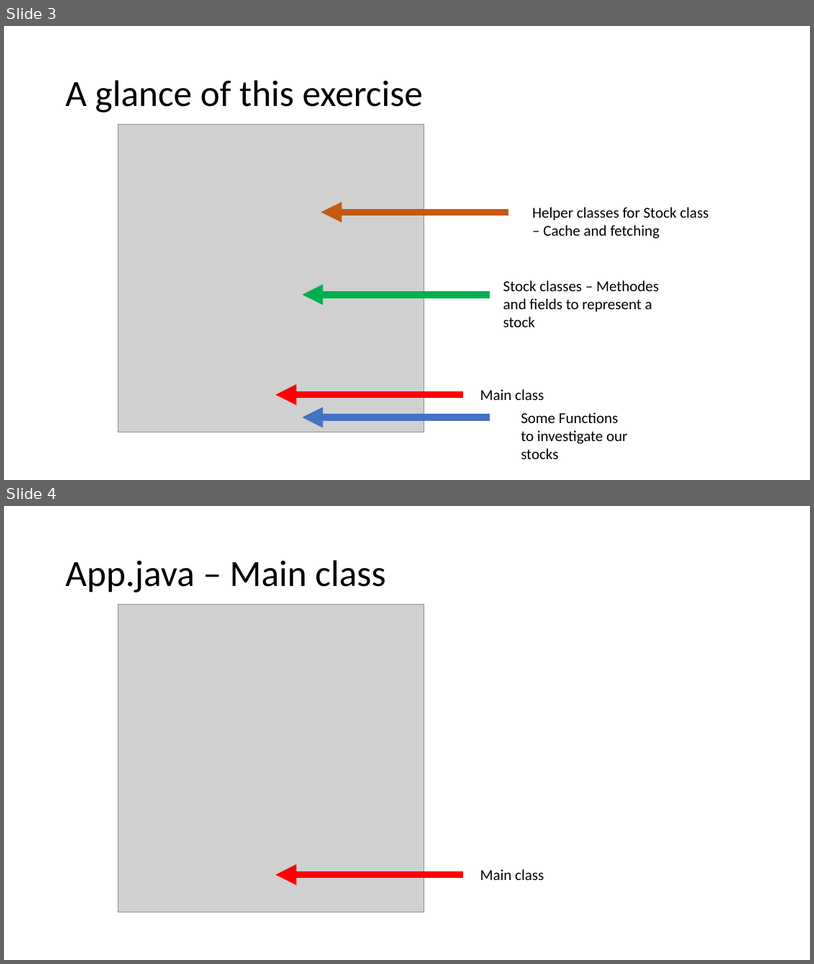
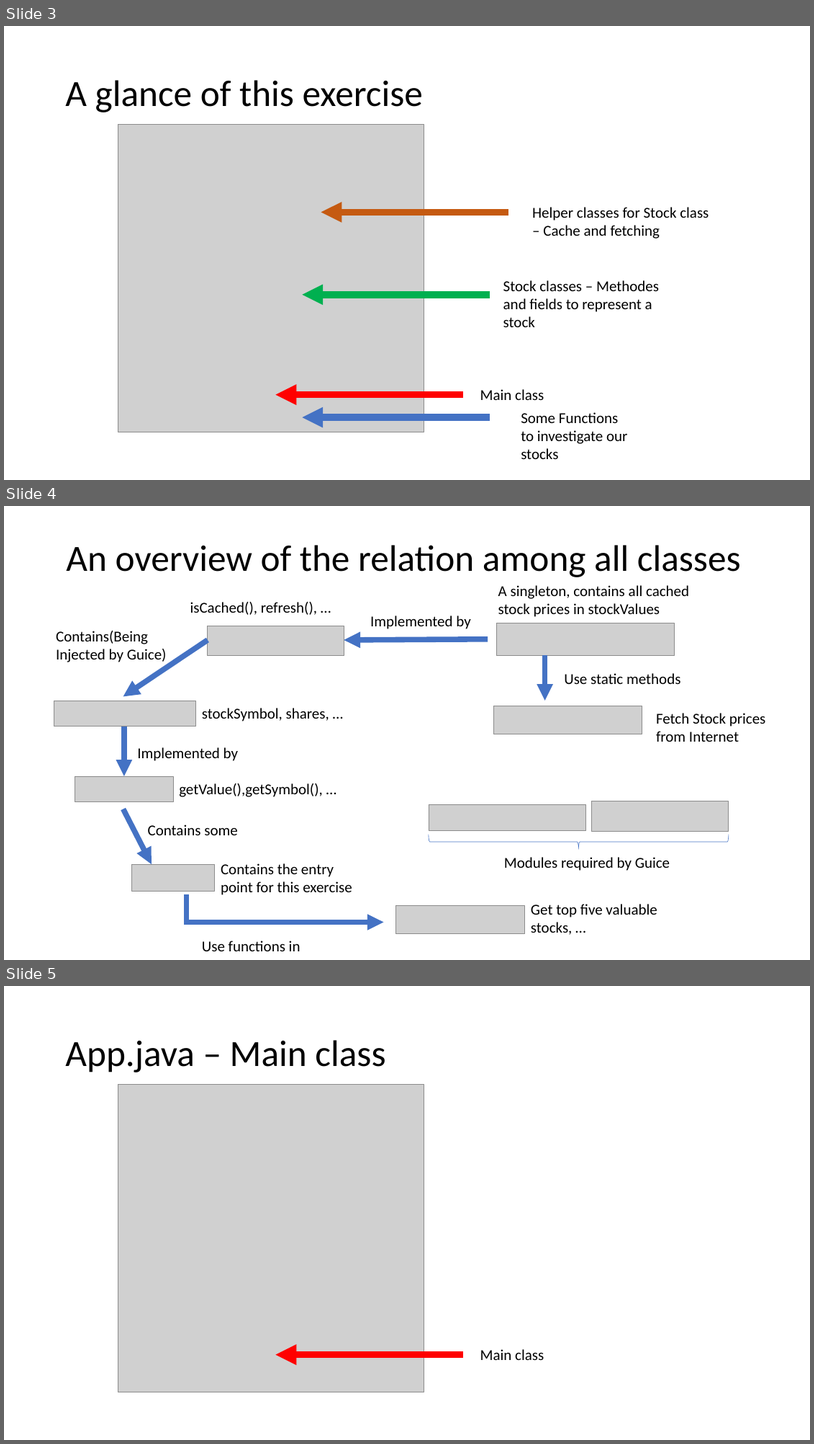
Before and after one commit to lxhq/StockExercise, a slide deck: Demo_week1.pptx. Shown one above the other, each under a label of ours: slides 3 and 4 before the commit, slides 3, 4 and 5 after it. The pictures are 814x964 and 814x1444 pixels, drawn with LibreOffice and Linux fonts; fonts in the diff are those of the drawing; grey boxes stand for pictures. Boxes give left, top, right and bottom in pixels: in the first picture for what was removed or moved away, otherwise in the second. Text is boxed around its words. In the diff, an @@ line names an element or a change of style, - is before the commit and + after.

```diff
--- a/Demo_week1.pptx
+++ b/Demo_week1.pptx
@@ slide 4 added at (x1=4, y1=506, x2=810, y2=960), background #FFFFFF @@
@@ title added at (x1=66, y1=545, x2=741, y2=577), 44 pt, text #000000 @@
+An overview of the relation among all classes
@@ text added at (x1=499, y1=585, x2=689, y2=617), 18 pt, text #000000 @@
+A singleton, contains all cached stock prices in stockValues
@@ text added at (x1=190, y1=602, x2=317, y2=615), 18 pt, text #000000 @@
+isCached(), refresh(), …
@@ text added at (x1=56, y1=631, x2=167, y2=662), 18 pt, text #000000 @@
+Contains(Being Injected by Guice)
@@ picture added at (x1=208, y1=626, x2=345, y2=656) @@
@@ text added at (x1=370, y1=615, x2=471, y2=629), 18 pt, text #000000 @@
+Implemented by
@@ picture added at (x1=497, y1=623, x2=675, y2=656) @@
@@ arrow added from (208, 640) to (124, 697), #4472C4 6.5 pt @@
@@ arrow added from (488, 639) to (344, 640), #4472C4 6.5 pt @@
@@ arrow added from (545, 656) to (545, 700), #4472C4 6.5 pt @@
@@ text added at (x1=564, y1=673, x2=681, y2=684), 18 pt, text #000000 @@
+Use static methods
@@ picture added at (x1=54, y1=700, x2=196, y2=726) @@
@@ text added at (x1=202, y1=708, x2=329, y2=721), 18 pt, text #000000 @@
+stockSymbol, shares, …
@@ picture added at (x1=494, y1=706, x2=642, y2=734) @@
@@ text added at (x1=656, y1=713, x2=766, y2=741), 18 pt, text #000000 @@
+Fetch Stock prices from Internet
@@ arrow added from (124, 726) to (124, 776), #4472C4 6.5 pt @@
@@ text added at (x1=137, y1=747, x2=238, y2=761), 18 pt, text #000000 @@
+Implemented by
@@ picture added at (x1=75, y1=776, x2=173, y2=802) @@
@@ text added at (x1=179, y1=783, x2=323, y2=797), 18 pt, text #000000 @@
+getValue(),getSymbol(), …
@@ picture added at (x1=429, y1=804, x2=586, y2=830) @@
@@ picture added at (x1=592, y1=801, x2=729, y2=831) @@
@@ arrow added from (124, 809) to (152, 864), #4472C4 6.5 pt @@
@@ text added at (x1=148, y1=824, x2=237, y2=835), 18 pt, text #000000 @@
+Contains some
@@ left brace added at (x1=429, y1=834, x2=729, y2=849), outline #4472C4 0.5 pt @@
@@ picture added at (x1=131, y1=864, x2=215, y2=891) @@
@@ text added at (x1=221, y1=863, x2=352, y2=895), 18 pt, text #000000 @@
+Contains the entry point for this exercise
@@ text added at (x1=504, y1=857, x2=670, y2=870), 18 pt, text #000000 @@
+Modules required by Guice
@@ elbow arrow added from (184, 897) to (384, 921), #4472C4 6.5 pt @@
@@ picture added at (x1=396, y1=906, x2=525, y2=934) @@
@@ text added at (x1=531, y1=903, x2=657, y2=934), 18 pt, text #000000 @@
+Get top five valuable stocks, …
@@ text added at (x1=202, y1=940, x2=301, y2=951), 18 pt, text #000000 @@
+Use functions in
@@ what was slide 4 is now slide 5 @@
```
Also in this commit, not shown: 6 slides changed, 6 other slides added, 1 slide removed, 4 other files.
